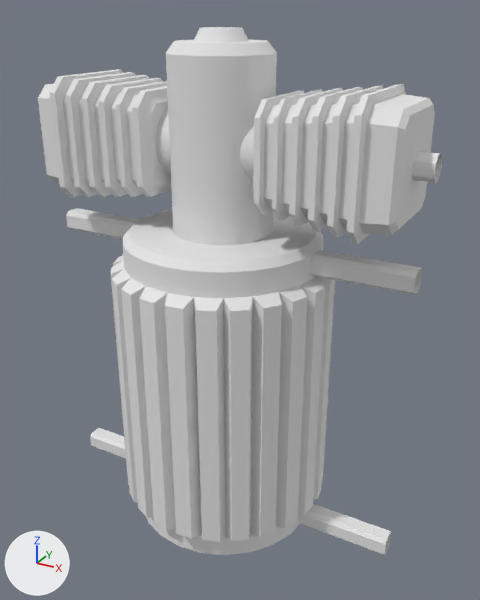
The Blender file Assets/compressor.blend as it was, and as the next commit left it.
Before and after are seen from a 50 mm camera at (0.547, -0.936, 0.67) aimed at (0.022, 0.019, 0.193). Arrows for +X, +Y and +Z are at lower left; the lights stay in place.

The first picture shows 'cross-pipe', 'fixing-rod', 'fixing-rod.001', 'left-pump', 'motor', 'right-pipe', 'right-pump'.
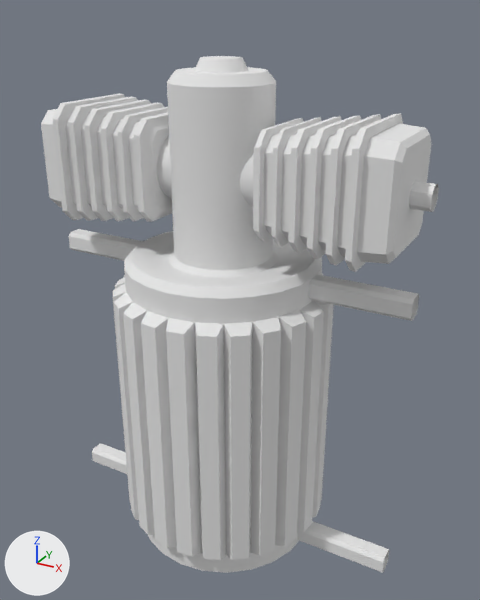
The change, as a diff of the scene's bpy script:
```diff
--- a/Assets/compressor.blend.py
+++ b/Assets/compressor.blend.py
@@ me_cylinder_002 @@
 # used by ob_motor; location = (0.0, 0.0, 0.042)
-me_cylinder_002.from_pydata(...)  # 456 vertices, 434 faces; spans x -0.193..0.193, y -0.193..0.193, z -0.284..0.6
+me_cylinder_002.from_pydata(...)  # 528 vertices, 506 faces; spans x -0.193..0.193, y -0.193..0.193, z -0.284..0.6
+# me_cylinder_002 part 1
+# 24 faces are deleted
+# 72 vertices are added at x -0.139..0.139, y -0.139..0.139, z 0.276..0.284
+# 96 new faces join them
 me_cylinder_002.materials.append(mat_compressor)
@@ ob_motor @@
 ob_motor = bpy.data.objects.new('motor', me_cylinder_002)
-ob_motor.location = (0.0, 0.0, 0.042)
+ob_motor.location = (0.0, 0.0, 0.0)
@@ ob_left_pump @@
 ob_left_pump = bpy.data.objects.new('left-pump', me_cylinder_003)
-ob_left_pump.location = (-0.21, 0.0, 0.467)
+ob_left_pump.location = (-0.21, 0.0, 0.425)
 ob_left_pump.rotation_euler = (0.0, 0.0, 3.142)  # degrees (0, 0, 180)
```

Changed parts and their boxes [x1, y1, x2, y2] in the pictures (480 x 600 px):
'motor', reshaped, moved: before [111, 27, 335, 555]; after [113, 56, 334, 573]
'right-pump', moved: before [253, 84, 435, 244]; after [253, 113, 432, 272]
'left-pump', moved: before [38, 69, 171, 197]; after [41, 93, 172, 222]
'fixing-rod.001', moved: before [66, 208, 422, 295]; after [69, 229, 419, 321]
'fixing-rod', moved: before [90, 428, 392, 555]; after [92, 443, 389, 573]
'cross-pipe', moved: before [156, 109, 254, 181]; after [157, 136, 254, 208]
'right-pipe', moved: before [412, 151, 442, 183]; after [409, 181, 439, 212]
part 1 of me_cylinder_002, built on: before [130, 209, 316, 262]; after [131, 231, 315, 288]
